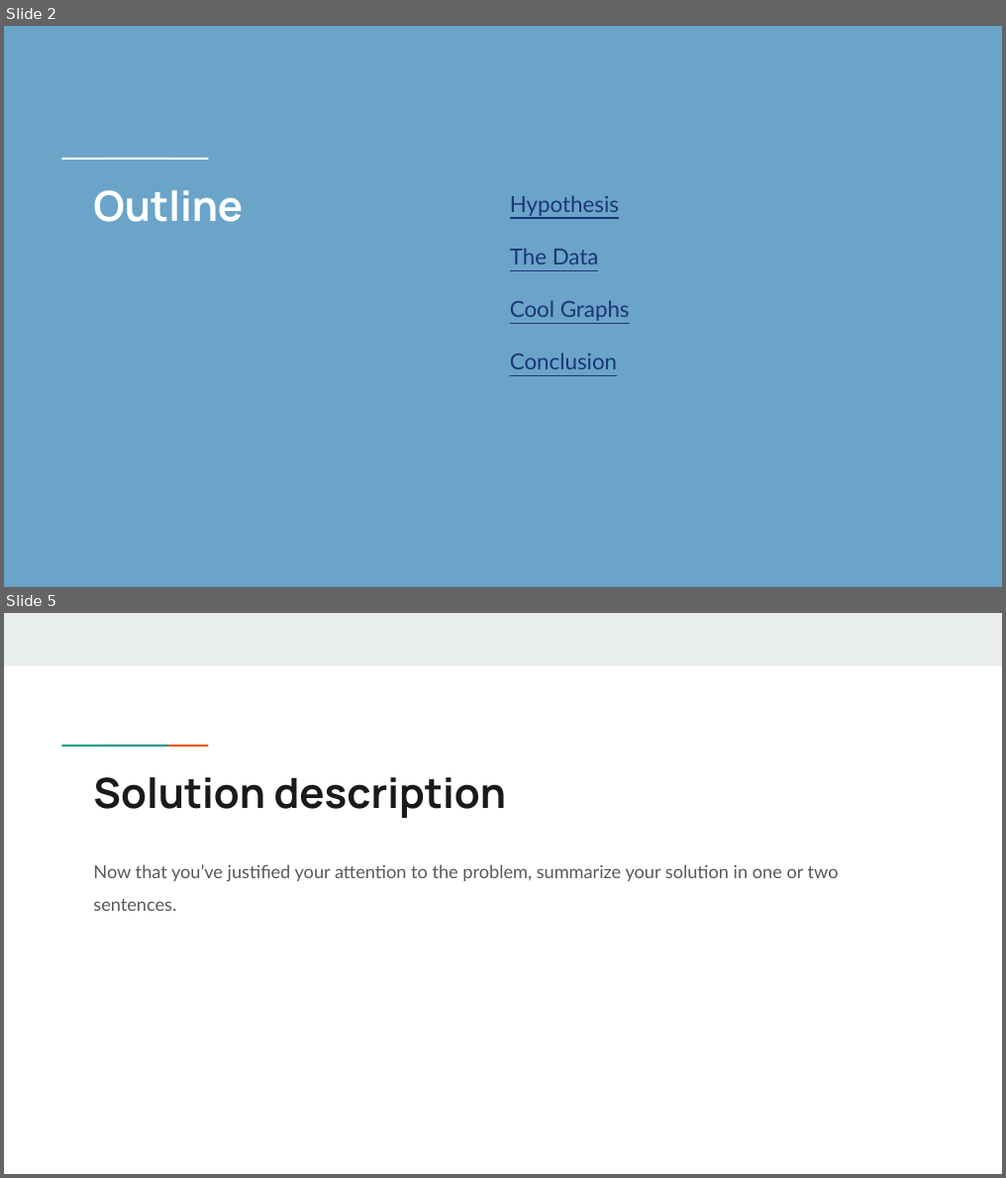
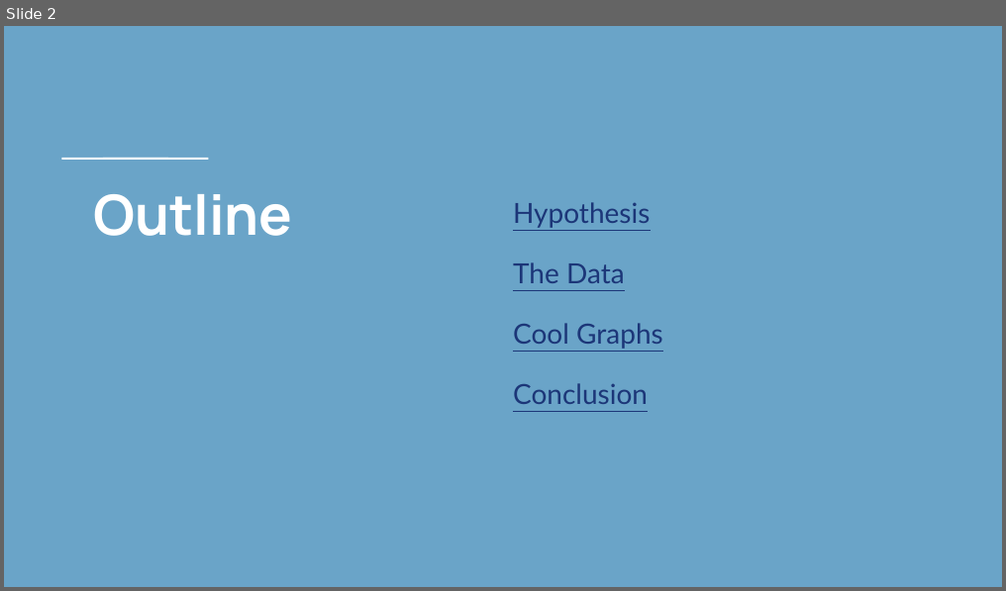
Before and after one commit to ssmcnatt/experimental-design-cap01, a slide deck: presentation-of-findings.pptx. Shown one above the other, each under a label of ours: slides 2 and 5 before the commit, slide 2 after it; the slides between them are not shown. The pictures are 1006x1178 and 1006x591 pixels, drawn with LibreOffice and Linux fonts; fonts in the diff are those of the drawing. Boxes give left, top, right and bottom in pixels: in the first picture for what was removed or moved away, otherwise in the second. Text is boxed around its words. In the diff, an @@ line names an element or a change of style, - is before the commit and + after.

```diff
--- a/presentation-of-findings.pptx
+++ b/presentation-of-findings.pptx
@@ slide 5 removed at box(4, 613, 1002, 1174), background #FFFFFF @@
@@ rectangle removed at box(4, 613, 1002, 665) @@
@@ rectangle removed at box(95, 743, 136, 748) @@
@@ rectangle removed at box(135, 743, 175, 748) @@
@@ title removed at box(93, 777, 507, 818) @@
-Solution description
@@ text removed at box(93, 864, 839, 911) @@
-Now that you’ve justified your attention to the problem, summarize your solution in one or two sentences.
@@ slide 2 changed as well @@
@@ title "Outline" at box(93, 194, 292, 236): size 30 to 40 pt @@
@@ subtitle "Hypothesis" at box(513, 202, 663, 404): size 16 to 20 pt @@
```
Also in this commit, not shown: 5 other slides changed, 5 slides added, 11 other slides removed.
